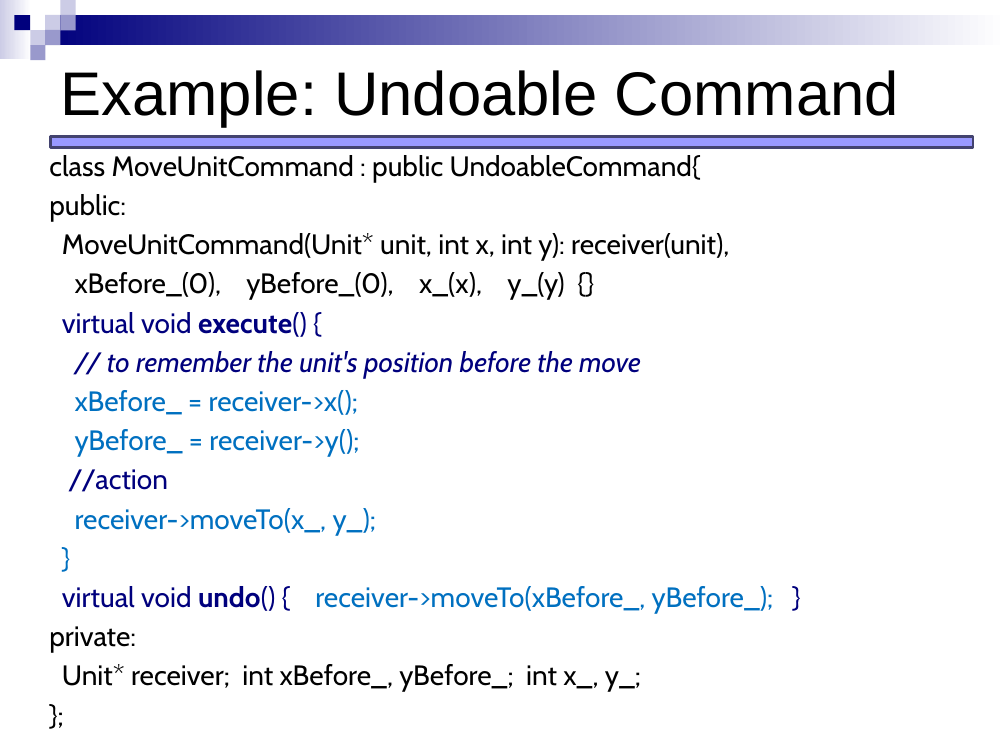
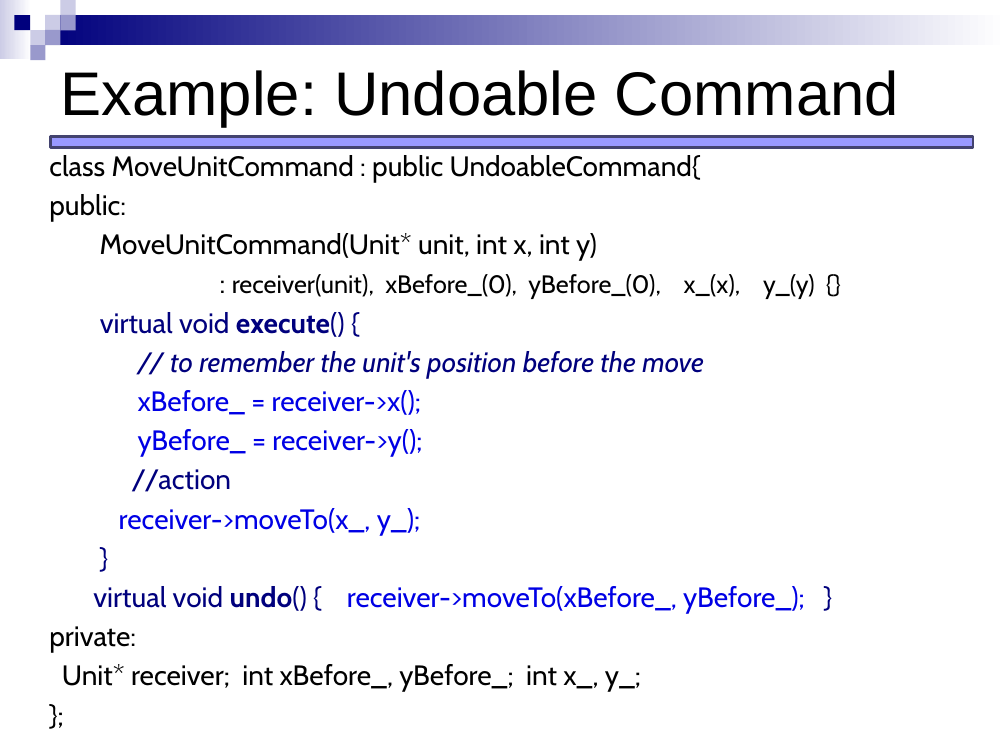
Before and after one commit to JCEleanor/CSCI-598-notes, a slide deck: slide 27 of lecture-slides/Behavioral_command_memento.pptx. Drawn at 1008x756 pixels with LibreOffice and Linux fonts; fonts in the diff are those of the drawing. Boxes give left, top, right and bottom in pixels: in the first picture for what was removed or moved away, otherwise in the second. Text is boxed around its words. In the diff, an @@ line names an element or a change of style, - is before the commit and + after.

```diff
--- a/lecture-slides/Behavioral_command_memento.pptx
+++ b/lecture-slides/Behavioral_command_memento.pptx
@@ text at [100,233,815,299]: text changed; size 20 to 18 pt @@
-MoveUnitCommand(Unit* unit, int x, int y): receiver(unit),
-xBefore_(0), yBefore_(0), x_(x), y_(y) {}
+MoveUnitCommand(Unit* unit, int x, int y)
+: receiver(unit), xBefore_(0), yBefore_(0), x_(x), y_(y) {}
@@ text at [93,390,805,613]: text colour #0070C0 to #0000E4 in "xBefore_ = receiver->x();", "yBefore_ = receiver->y();", "receiver->moveTo(x_, y_);", "receiver->moveTo(xBefore_, yBefore_);"; text colour #0070C0 to #00007D in "}" @@
```
Also in this commit, not shown: 25 other slides changed, 1 slide added, 4 other files.
